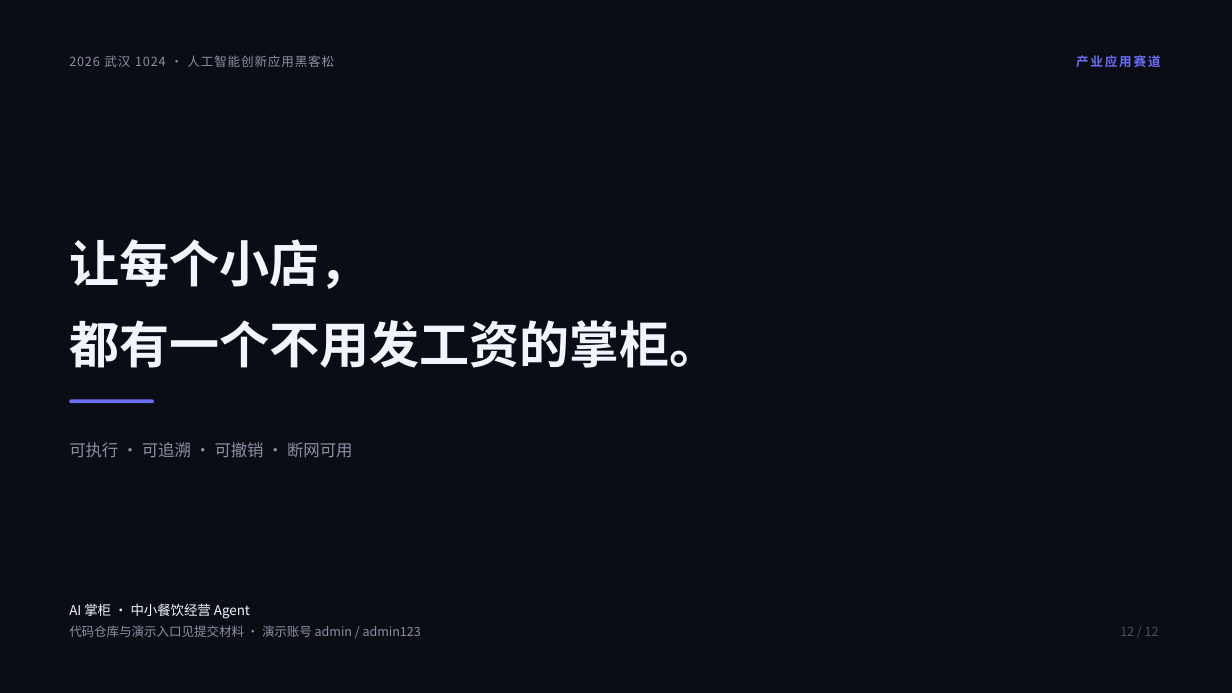
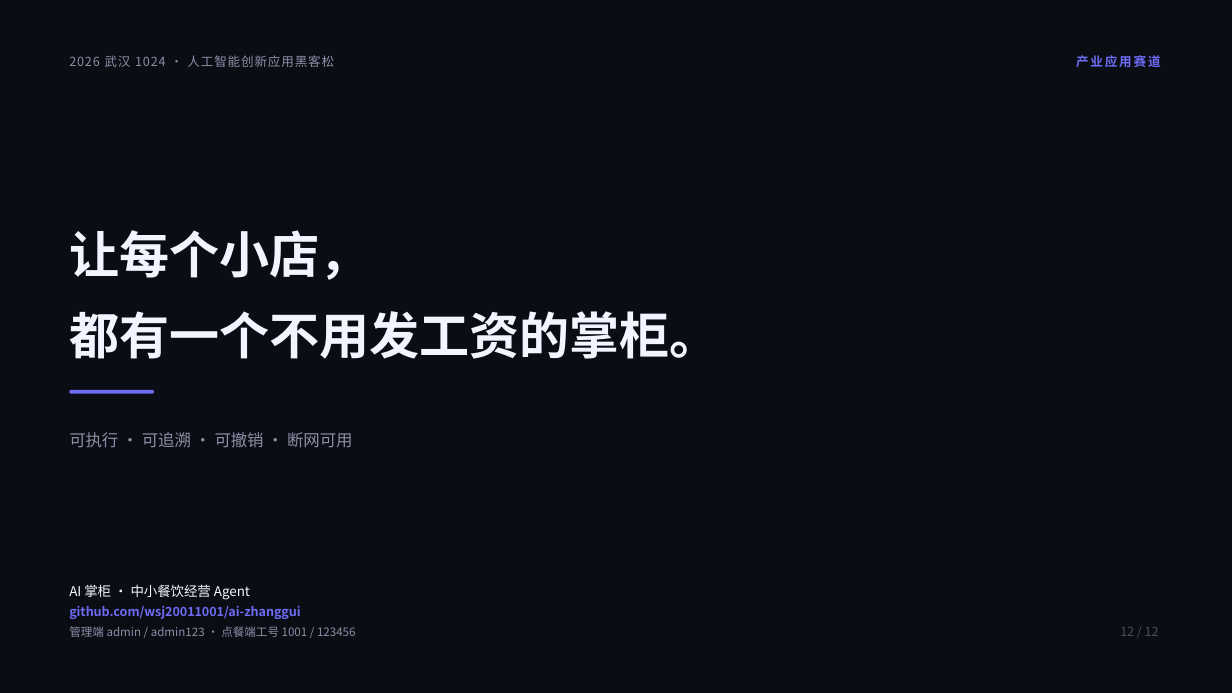
Before and after one commit to wsj20011001/ai-zhanggui, a slide deck: slide 12 of docs/AI掌柜-路演PPT/AI掌柜-路演PPT.pptx. Drawn at 1232x693 pixels with LibreOffice and Linux fonts; fonts in the diff are those of the drawing. Boxes give left, top, right and bottom in pixels: in the first picture for what was removed or moved away, otherwise in the second. Text is boxed around its words. In the diff, an @@ line names an element or a change of style, - is before the commit and + after.

Commit message:
docs: 填入代码仓库地址与演示账号

```diff
--- a/docs/AI掌柜-路演PPT/AI掌柜-路演PPT.pptx
+++ b/docs/AI掌柜-路演PPT/AI掌柜-路演PPT.pptx
@@ 2 texts, 1 rounded rectangle: place and size @@
-2 texts, 1 rounded rectangle at (69, 239, 720, 458)
+2 texts, 1 rounded rectangle at (69, 230, 720, 448)
@@ text "AI 掌柜 · 中小餐饮经营 Agent": place and size @@
-text "AI 掌柜 · 中小餐饮经营 Agent" at (69, 603, 250, 619)
+text "AI 掌柜 · 中小餐饮经营 Agent" at (69, 584, 250, 600)
@@ text at (69, 606, 300, 619): text changed; text colour #8A90A6 to #6C6CF5; bold on @@
-代码仓库与演示入口见提交材料 · 演示账号 admin / admin123
+github.com/wsj20011001/ai-zhanggui
@@ text added at (69, 626, 355, 637), 9 pt, text #8A90A6 @@
+管理端 admin / admin123 · 点餐端工号 1001 / 123456
```
Also in this commit, not shown: 3 other files.
